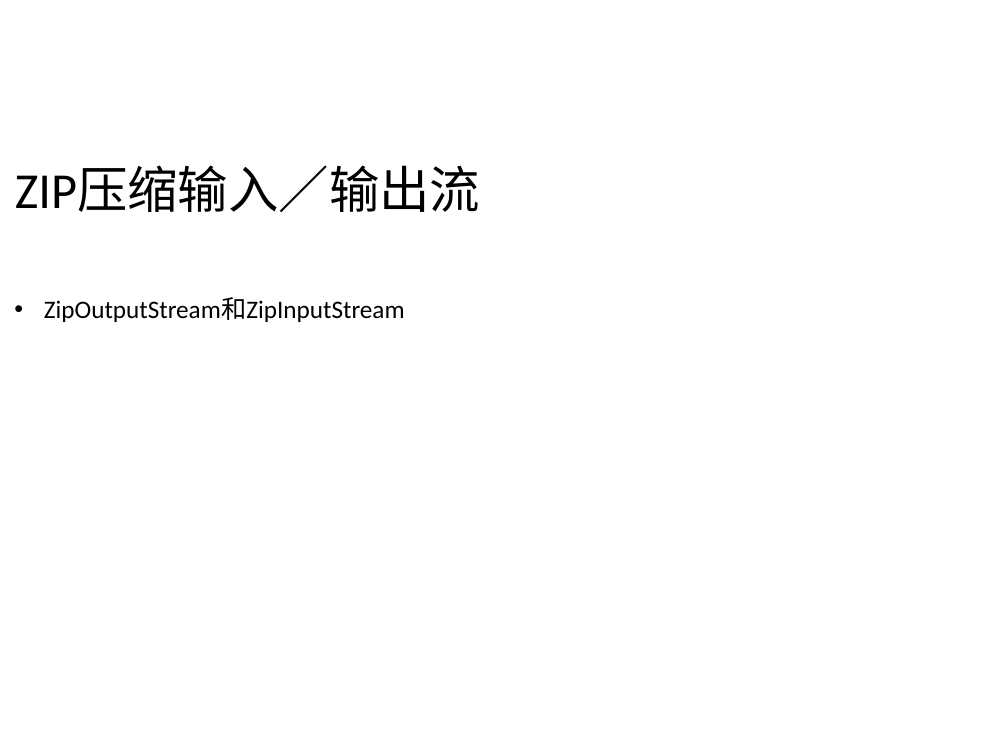
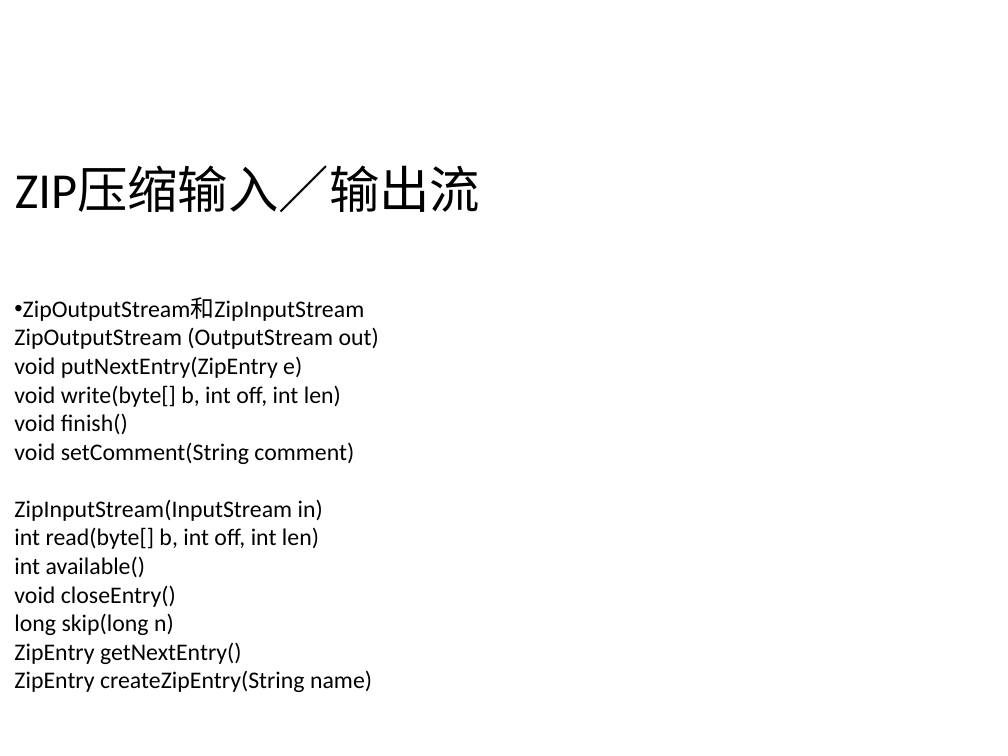
Before and after one commit to frankzhf/cheer2017, a slide deck: slide 12 of ppt/9/16.IO输入输出.ppt. Drawn at 1008x756 pixels with LibreOffice and Linux fonts; fonts in the diff are those of the drawing; background and template pictures are left out. Boxes give left, top, right and bottom in pixels: in the first picture for what was removed or moved away, otherwise in the second. Text is boxed around its words. In the diff, an @@ line names an element or a change of style, - is before the commit and + after.

```diff
--- a/ppt/9/16.IO输入输出.ppt
+++ b/ppt/9/16.IO输入输出.ppt
@@ text at (23, 297, 365, 321): size 18 to 17 pt in "ZipOutputStream和ZipInputStream"; indent changed @@
@@ text at (14, 327, 379, 692): paragraphs added @@
+ZipOutputStream (OutputStream out)
+void putNextEntry(ZipEntry e)
+void write(byte[] b, int off, int len)
+void finish()
+void setComment(String comment)
+ZipInputStream(InputStream in)
+int read(byte[] b, int off, int len)
+int available()
+void closeEntry()
+long skip(long n)
+ZipEntry getNextEntry()
+ZipEntry createZipEntry(String name)
```
Also in this commit, not shown: 1 other file.
